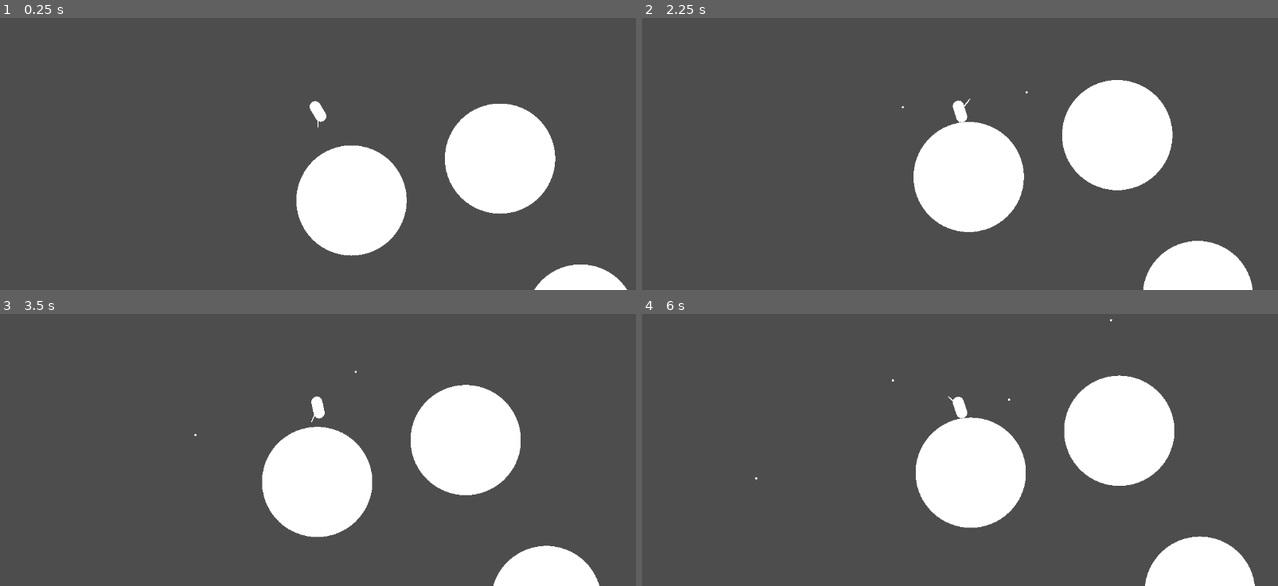
Above: before the commit, frames 1-4 (two rows, left to right).
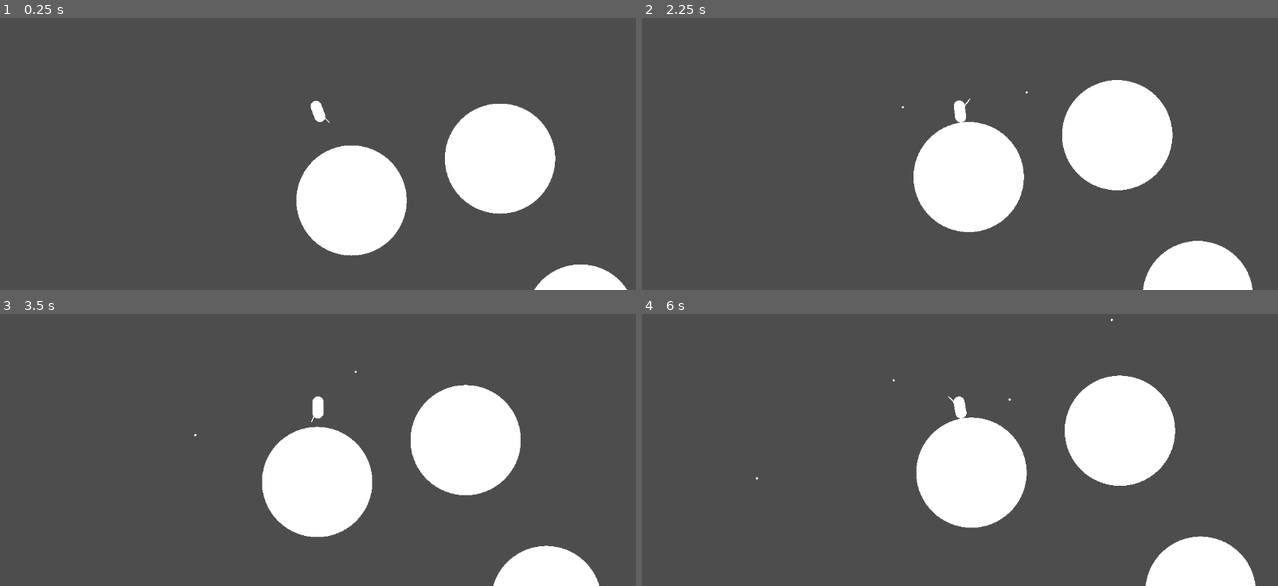
Above: after the commit, the same moments.

Repository: DmitrievDmitrii/asteroids
Game: Godot game, scene res://main.tscn
Two runs of this game, one before a commit and one after it. Both use one fixed random seed, a clock stepped at 60 frames per second and the inputs below.
Inputs (mouse positions are in pixels of both pictures, inside the frame that each line leads up to):
- Up to frame 1 (0.25 s): no input
- Up to frame 2 (2.25 s): move the mouse to (1099, 94) at 0.52 s; hold D (move_right) 0.53-1.28 s; tap Alt (jetpack) at 0.6, 1.35, 2.1 s; click (1099, 94) at 0.67 s; tap Space (jump) at 0.77, 1.52 s; move the mouse to (832, 129) at 1.27 s; hold S (move_down) 1.28-2.03 s; click (832, 129) at 1.42 s; move the mouse to (1023, 31) at 2.02 s; hold D (move_right) from 2.03 s (still down); click (1023, 31) at 2.17 s
- Up to frame 3 (3.5 s): move the mouse to (286, 479) at 2.77 s; release D (move_right) at 2.78 s; hold W (move_up) from 2.78 s (still down); tap Alt (jetpack) at 2.85 s; click (286, 479) at 2.92 s; tap Space (jump) at 3.02 s
- Up to frame 4 (6 s): move the mouse to (1150, 460) at 3.52 s; release W (move_up) at 3.53 s; hold A (move_left) 3.53-5.03 s; tap Alt (jetpack) every 0.75 s from 3.6 to 5.85 s; click (1150, 460) at 3.67 s; tap Space (jump) at 3.77, 4.52 s; move the mouse to (769, 354) at 4.27 s; click (769, 354) at 4.42 s; move the mouse to (991, 406) at 5.02 s; hold S (move_down) 5.03-5.78 s; click (991, 406) at 5.17 s; move the mouse to (864, 319) at 5.77 s; hold D (move_right) from 5.78 s (still down); click (864, 319) at 5.92 s

The runs differ from the first frame. In frame 1, less than 0.1% of the frame differs, in the area x 48-52%, y 30-41%; in frame 2, less than 0.1%; in frame 3, less than 0.1%; in frame 4, 0.4%, in the area x 17-97%, y 1-100%.

Commit message:
smooth rotation

Diff:
--- a/player/bullet.tscn
+++ b/player/bullet.tscn
@@ -3,7 +3,6 @@
 [ext_resource type="Script" path="res://player/bullet.gd" id="1_lckvw"]
 
 [sub_resource type="CircleShape2D" id="CircleShape2D_ab0uu"]
-radius = 10.0
 
 [sub_resource type="SphereMesh" id="SphereMesh_nmshc"]
 
--- a/player/player.gd
+++ b/player/player.gd
@@ -22,7 +22,6 @@
 		gravityObjects.erase(gravityObject)
 
 func _input(event):
-   # Mouse in viewport coordinates.
 	if event is InputEventMouseButton:
 		if event.pressed:
 			print(self.position)
@@ -44,9 +43,8 @@
 		if position.distance_to(asteroid.position) < position.distance_to(nearestAsteroid.position):
 			nearestAsteroid = asteroid
 
-	if currentGravity:
-		look_at(transform.origin - currentGravity)
-		rotate(PI/2)
+	if nearestAsteroid:
+		rotation = rotate_toward(rotation, nearestAsteroid.position.angle_to_point(position) + PI/2, 0.1)
 
 	gun.look_at(get_global_mouse_position())
 	gun.rotate(PI/2)
